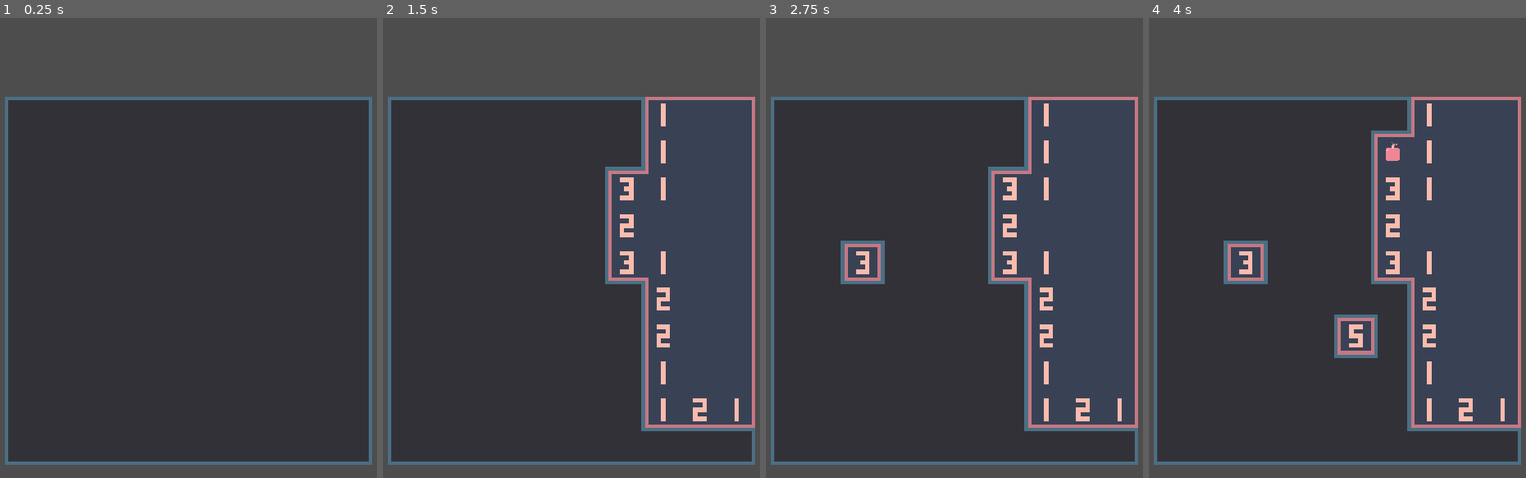
Above: before the commit, frames 1-4 (left to right).
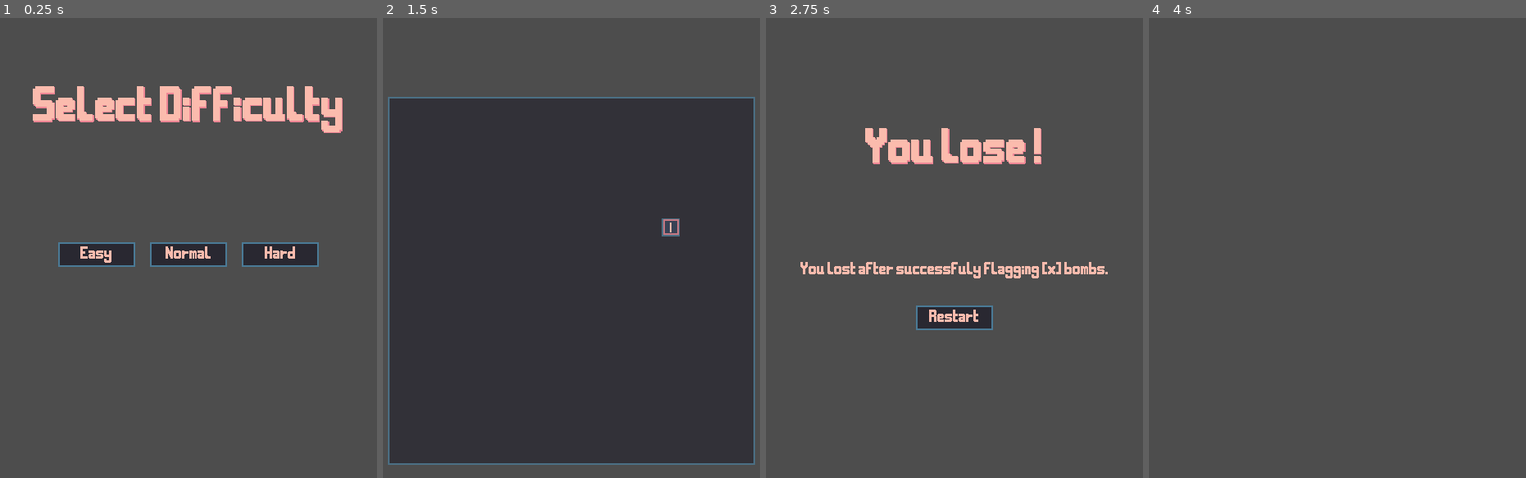
Above: after the commit, the same moments.

Repository: Kayno0o/minimalist-minesweeper
Game: Godot game, scene res://scenes/game/game.tscn
Two runs of this game, one before a commit and one after it. Both use one fixed random seed, a clock stepped at 60 frames per second and the inputs below. This scene is started directly instead of the project's main scene.
Inputs (mouse positions are in pixels of both pictures, inside the frame that each line leads up to):
- Up to frame 1 (0.25 s): no input
- Up to frame 2 (1.5 s): click (661, 252) at 0.5 s, where only the run after the commit has a clickable "Hard"; move the mouse to (661, 229) at 1.27 s; click (661, 229) at 1.42 s
- Up to frame 3 (2.75 s): tap Enter at 2 s; move the mouse to (871, 280) at 2.02 s; click (871, 280) at 2.17 s
- Up to frame 4 (4 s): click (1337, 317) at 2.75 s, where only the run after the commit has a clickable "Restart"; tap Space at 3.5 s; move the mouse to (1378, 151) at 3.52 s; click (1378, 151) at 3.67 s

The runs differ from the first frame. In frame 1, 76% of the frame differs, in the area x 1-99%, y 14-98%; in frame 2, 25%; in frame 3, 57%; in frame 4, 56%.

Commit message:
feat: add end screen

Diff:
--- a/globals/menu_switcher.gd
+++ b/globals/menu_switcher.gd
@@ -97,6 +97,8 @@
 
 func transition_to_node(from: Node, to: Node, direction: Enum.Direction):
 	if to != null:
+		to.set_process(true)
+		to.visible = true
 		to.position = get_scene_position(to, direction)
 
 	var tween: Tween = create_tween().set_parallel(true)
@@ -112,3 +114,10 @@
 		tween.tween_property(to, "modulate:a", 1, 0.4)
 
 	await tween.finished
+
+	if from != null:
+		from.set_process(false)
+		from.visible = false
+
+		if from is Menu and from.main_button != null:
+			from.main_button.grab_focus()
--- a/scenes/game/board/board.gd
+++ b/scenes/game/board/board.gd
@@ -9,6 +9,7 @@
 @onready var bg: TileMapLayer = %Background
 
 var bombs: Array[Vector2i] = []
+var flags: int
 
 const PRESSED = 0
 const UNPRESSED = 1
@@ -22,6 +23,7 @@
 	grid_width = new_grid_width
 	grid_height = new_grid_height
 	bomb_count = new_bomb_count
+	flags = 0
 
 	bg.position = Vector2(0, 0)
 	bg.clear()
@@ -62,59 +64,74 @@
 
 	var local_position = bg.to_local(event.global_position)
 	var cell: Vector2i = bg.local_to_map(local_position)
+
+	if event.button_index == MOUSE_BUTTON_MIDDLE:
+		middle_click(cell)
+		return
+
+	if event.button_index == MOUSE_BUTTON_LEFT:
+		left_click(cell)
+		return
+
+	if event.button_index == MOUSE_BUTTON_RIGHT:
+		right_click(cell)
+		return
+
+func left_click(cell: Vector2i):
+	var fg_data: TileData = fg.get_cell_tile_data(cell)
+
+	var is_flag = fg_data.get_custom_data("is_flag") if fg_data != null else false
+	if is_flag:
+		return
+
+	var is_bomb: bool = get_is_bomb(cell)
+
+	if is_bomb:
+		bg.set_cells_terrain_connect([cell], 0, PRESSED, true)
+		fg.set_cell(cell, 0, Vector2i(1, 1))
+		handle_lose()
+	else:
+		explore(cell)
+		check_and_handle_win()
+
+func middle_click(cell: Vector2i):
+	var fg_data: TileData = fg.get_cell_tile_data(cell)
+
+	var number: int = fg_data.get_custom_data("number") if fg_data != null else 0
+	if number > 0:
+		var bomb_nb = has_bomb_neighbour(get_surrounding_cells(cell))
+		var correct_flag_nb = get_surrounding_cells(cell).reduce(
+			func(acc: int, neighbour: Vector2i):
+				var neighbour_fg_data = fg.get_cell_tile_data(neighbour)
+				if neighbour_fg_data != null and neighbour_fg_data.get_custom_data("is_flag") and get_is_bomb(neighbour):
+					acc += 1
+				return acc,
+			0
+		)
+
+		if bomb_nb == correct_flag_nb:
+			for neighbour in get_surrounding_cells(cell):
+				var neighbour_fg_data = fg.get_cell_tile_data(neighbour)
+				if neighbour_fg_data == null:
+					explore(neighbour)
+			check_and_handle_win()
+
+func right_click(cell: Vector2i):
 	var bg_data: TileData = bg.get_cell_tile_data(cell)
 	var fg_data: TileData = fg.get_cell_tile_data(cell)
 
-	if event.button_index == MOUSE_BUTTON_MIDDLE:
-		var number: int = fg_data.get_custom_data("number") if fg_data != null else 0
-		if number > 0:
-			var bomb_nb = has_bomb_neighbour(get_surrounding_cells(cell))
-			var correct_flag_nb = get_surrounding_cells(cell).reduce(
-				func(acc: int, neighbour: Vector2i):
-					var neighbour_fg_data = fg.get_cell_tile_data(neighbour)
-					if neighbour_fg_data != null and neighbour_fg_data.get_custom_data("is_flag") and get_is_bomb(neighbour):
-						acc += 1
-					return acc,
-				0
-			)
-
-			if bomb_nb == correct_flag_nb:
-				for neighbour in get_surrounding_cells(cell):
-					var neighbour_fg_data = fg.get_cell_tile_data(neighbour)
-					if neighbour_fg_data == null:
-						explore(neighbour)
-				check_and_handle_win()
-
-	if event.button_index == MOUSE_BUTTON_LEFT:
-		var is_flag = fg_data.get_custom_data("is_flag") if fg_data != null else false
-		if is_flag:
-			return
-
-		var is_bomb: bool = get_is_bomb(cell)
-
-		if is_bomb:
-			bg.set_cells_terrain_connect([cell], 0, PRESSED, true)
-			fg.set_cell(cell, 0, Vector2i(1, 1))
-			handle_lose()
-		else:
-			explore(cell)
-			check_and_handle_win()
-
-		return
-
-	if event.button_index == MOUSE_BUTTON_RIGHT:
-		if bg_data == null:
-			return
-
-		if bg_data.get_custom_data("is_pressed"):
-			return
-
-		if fg_data != null and fg_data.get_custom_data("is_flag"):
-			fg.set_cell(cell)
-			check_and_handle_win()
-		elif fg_data == null:
-			fg.set_cell(cell, 0, Vector2i(0, 1))
-			check_and_handle_win()
+	if bg_data == null:
+		return
+
+	if bg_data.get_custom_data("is_pressed"):
+		return
+
+	if fg_data != null and fg_data.get_custom_data("is_flag"):
+		fg.set_cell(cell)
+		check_and_handle_win()
+	elif fg_data == null:
+		fg.set_cell(cell, 0, Vector2i(0, 1))
+		check_and_handle_win()
 
 func get_is_bomb(cell: Vector2i) -> bool:
 	for bomb in bombs:
@@ -171,12 +188,12 @@
 	return number
 
 func handle_lose():
-	print("lose")
+	lose.emit()
 
 func check_and_handle_win():
 	var is_win = get_is_win()
 	if is_win:
-		print("win")
+		win.emit()
 
 func get_is_win() -> bool:
 	for y in range(grid_height):
--- /dev/null
+++ b/scenes/game/difficulty_screen/difficulty_button.gd
@@ -0,0 +1,11 @@
+extends Button
+
+@export var difficulty: Game.Difficulty
+
+signal start_difficulty(difficulty: Game.Difficulty)
+
+func _ready():
+  pressed.connect(_on_pressed)
+
+func _on_pressed():
+  start_difficulty.emit(difficulty)
--- /dev/null
+++ b/scenes/game/end_screen/end_screen.gd
@@ -0,0 +1 @@
+extends Menu
--- a/scenes/game/game.gd
+++ b/scenes/game/game.gd
@@ -1,11 +1,49 @@
-extends Control
+extends Menu
 class_name Game
 
 enum Difficulty {EASY, NORMAL, HARD, CUSTOM}
 
-var has_game_started = false
+var current_difficulty: Difficulty
 
 @onready var board: GameBoard = %Board
 
+@onready var board_wrapper = $BoardWrapper
+@onready var difficulty_select = $DifficultySelect
+@onready var end_screen = $EndScreen
+
 func _ready():
-	board.start_game(10, 10, 16)
+	board.win.connect(_on_win)
+	board.lose.connect(_on_lose)
+
+	difficulty_select.visible = true
+	difficulty_select.position = Vector2(0, 0)
+
+func _on_win():
+	print("You win!")
+
+func _on_lose():
+	await MenuSwitcher.transition_to_node(board_wrapper, end_screen, Enum.Direction.TOP)
+
+func _on_start_difficulty(difficulty: Difficulty) -> void:
+	start_game(difficulty)
+
+	await MenuSwitcher.transition_to_node(difficulty_select, board_wrapper, Enum.Direction.TOP)
+
+func _on_restart_game() -> void:
+	start_game(current_difficulty)
+
+	await MenuSwitcher.transition_to_node(end_screen, board_wrapper, Enum.Direction.BOTTOM)
+
+func start_game(difficulty: Difficulty) -> void:
+	current_difficulty = difficulty
+
+	match difficulty:
+		Difficulty.EASY:
+			board.start_game(10, 10, int(((10*10)/100.0) * 11))
+		Difficulty.NORMAL:
+			board.start_game(16, 16, int(((16*16)/100.0) * 14))
+		Difficulty.HARD:
+			board.start_game(24, 24, int(((24*24)/100.0) * 18))
+		Difficulty.CUSTOM:
+			# show custom difficulty screen
+			pass
--- a/scenes/game/game.tscn
+++ b/scenes/game/game.tscn
@@ -1,8 +1,11 @@
-[gd_scene load_steps=4 format=3 uid="uid://cmut14fu7kaog"]
+[gd_scene load_steps=7 format=3 uid="uid://cmut14fu7kaog"]
 
 [ext_resource type="Script" path="res://scenes/game/game.gd" id="1_ke3qs"]
 [ext_resource type="Script" path="res://scenes/game/board/board.gd" id="2_r6csn"]
 [ext_resource type="TileSet" uid="uid://c2uj7jowrph1q" path="res://assets/cells/cells_tileset.tres" id="3_xccxs"]
+[ext_resource type="Theme" uid="uid://dhq8le66f6khp" path="res://assets/ui/theme.tres" id="4_f8ej2"]
+[ext_resource type="Script" path="res://scenes/game/difficulty_screen/difficulty_button.gd" id="5_k5t28"]
+[ext_resource type="Script" path="res://scenes/game/end_screen/end_screen.gd" id="6_tnyjf"]
 
 [node name="Game" type="Control"]
 layout_mode = 3
@@ -14,6 +17,7 @@
 script = ExtResource("1_ke3qs")
 
 [node name="BoardWrapper" type="Control" parent="."]
+visible = false
 layout_mode = 1
 anchors_preset = 15
 anchor_right = 1.0
@@ -45,3 +49,124 @@
 [node name="Foreground" type="TileMapLayer" parent="BoardWrapper/Board"]
 unique_name_in_owner = true
 tile_set = ExtResource("3_xccxs")
+
+[node name="DifficultySelect" type="Control" parent="."]
+visible = false
+layout_mode = 1
+anchors_preset = 15
+anchor_right = 1.0
+anchor_bottom = 1.0
+grow_horizontal = 2
+grow_vertical = 2
+
+[node name="Label" type="Label" parent="DifficultySelect"]
+layout_mode = 1
+anchors_preset = 5
+anchor_left = 0.5
+anchor_right = 0.5
+offset_left = -152.0
+offset_top = 64.0
+offset_right = 152.0
+offset_bottom = 160.0
+grow_horizontal = 2
+theme = ExtResource("4_f8ej2")
+theme_override_colors/font_shadow_color = Color(0.933333, 0.52549, 0.584314, 1)
+theme_override_constants/line_spacing = -25
+theme_override_font_sizes/font_size = 45
+text = "Select Difficulty"
+horizontal_alignment = 1
+vertical_alignment = 1
+
+[node name="HBoxContainer" type="HBoxContainer" parent="DifficultySelect"]
+clip_contents = true
+layout_mode = 1
+anchors_preset = 8
+anchor_left = 0.5
+anchor_top = 0.5
+anchor_right = 0.5
+anchor_bottom = 0.5
+offset_left = -148.0
+offset_top = -16.0
+offset_right = 148.0
+offset_bottom = 16.0
+grow_horizontal = 2
+grow_vertical = 2
+theme_override_constants/separation = 16
+
+[node name="EasyButton" type="Button" parent="DifficultySelect/HBoxContainer"]
+custom_minimum_size = Vector2(96, 32)
+layout_mode = 2
+text = "Easy"
+script = ExtResource("5_k5t28")
+
+[node name="NormalButton" type="Button" parent="DifficultySelect/HBoxContainer"]
+custom_minimum_size = Vector2(96, 32)
+layout_mode = 2
+text = "Normal"
+script = ExtResource("5_k5t28")
+difficulty = 1
+
+[node name="HardButton" type="Button" parent="DifficultySelect/HBoxContainer"]
+custom_minimum_size = Vector2(96, 32)
+layout_mode = 2
+text = "Hard"
+script = ExtResource("5_k5t28")
+difficulty = 2
+
+[node name="EndScreen" type="Control" parent="."]
+visible = false
+layout_mode = 1
+anchors_preset = 15
+anchor_right = 1.0
+anchor_bottom = 1.0
+grow_horizontal = 2
+grow_vertical = 2
+script = ExtResource("6_tnyjf")
+
+[node name="Label" type="Label" parent="EndScreen"]
+layout_mode = 1
+anchors_preset = 5
+anchor_left = 0.5
+anchor_right = 0.5
+offset_left = -152.0
+offset_top = 64.0
+offset_right = 152.0
+offset_bottom = 160.0
+grow_horizontal = 2
+theme = ExtResource("4_f8ej2")
+theme_override_colors/font_shadow_color = Color(0.933333, 0.52549, 0.584314, 1)
+theme_override_constants/line_spacing = -25
+theme_override_font_sizes/font_size = 45
+text = "You lose !"
+horizontal_alignment = 1
+vertical_alignment = 1
+
+[node name="VBoxContainer" type="VBoxContainer" parent="EndScreen"]
+layout_mode = 1
+anchors_preset = 8
+anchor_left = 0.5
+anchor_top = 0.5
+anchor_right = 0.5
+anchor_bottom = 0.5
+offset_left = -20.0
+offset_top = -20.0
+offset_right = 20.0
+offset_bottom = 20.0
+grow_horizontal = 2
+grow_vertical = 2
+theme_override_constants/separation = 32
+
+[node name="Label" type="Label" parent="EndScreen/VBoxContainer"]
+layout_mode = 2
+text = "You lost after successfuly flagging [x] bombs."
+
+[node name="Restart" type="Button" parent="EndScreen/VBoxContainer"]
+custom_minimum_size = Vector2(96, 32)
+layout_mode = 2
+size_flags_horizontal = 4
+text = "Restart"
+
+[connection signal="start_difficulty" from="DifficultySelect/HBoxContainer/EasyButton" to="." method="_on_start_difficulty"]
+[connection signal="start_difficulty" from="DifficultySelect/HBoxContainer/NormalButton" to="." method="_on_start_difficulty"]
+[connection signal="start_difficulty" from="DifficultySelect/HBoxContainer/HardButton" to="." method="_on_start_difficulty"]
+[connection signal="pressed" from="EndScreen/VBoxContainer/Restart" to="." method="_on_restart_game"]
--- a/scenes/menu/main_menu/main_menu.tscn
+++ b/scenes/menu/main_menu/main_menu.tscn
@@ -90,6 +90,7 @@
 icon = SubResource("AtlasTexture_hkyl6")
 script = ExtResource("3_wgyc8")
 direction = 1
+transition_with_loading_screen = false
 load_scene = "res://scenes/game/game.tscn"
 
 [node name="OptionButton" type="Button" parent="."]
